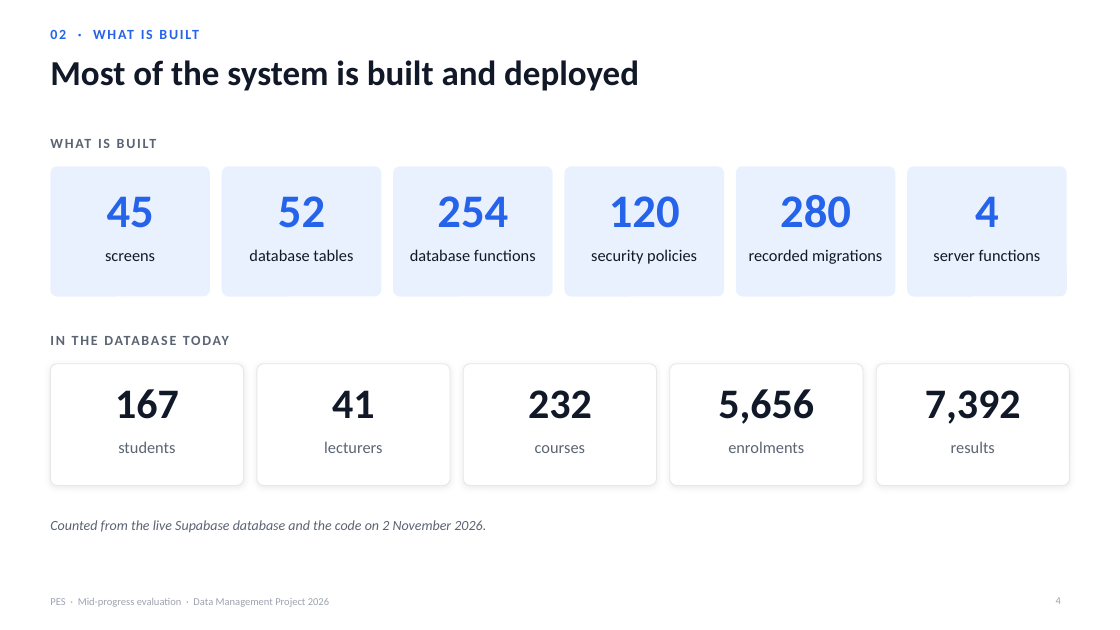
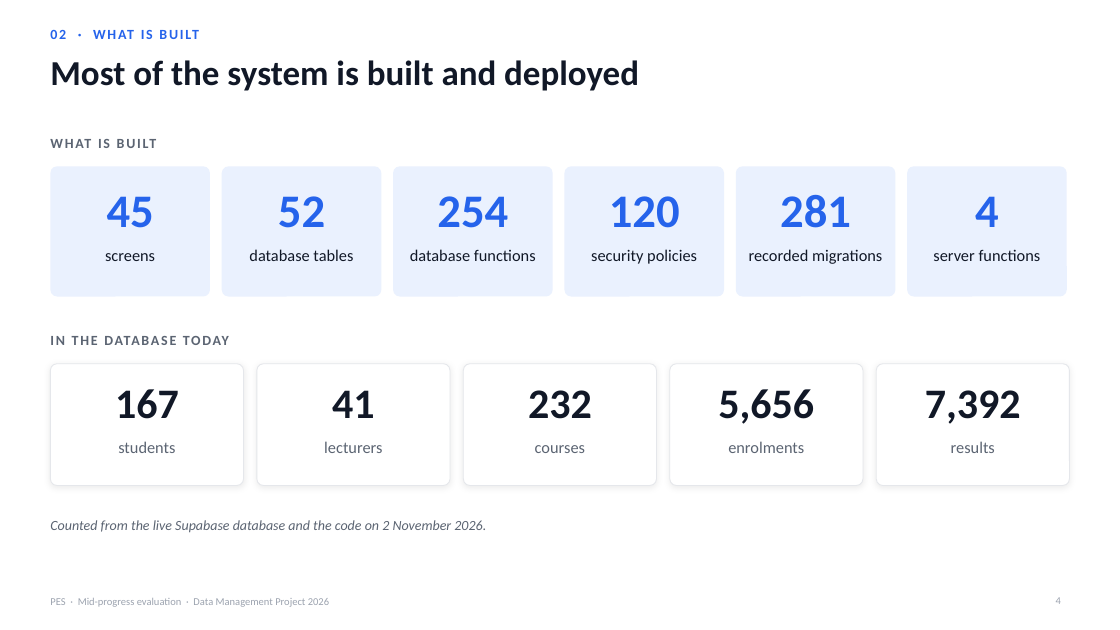
Before and after one commit to Senadheera-eng/Performance-Evaluation-System, a slide deck: slide 4 of presentations/PES_Mid_Progress_Evaluation.pptx. Drawn at 1120x630 pixels with LibreOffice and Linux fonts; fonts in the diff are those of the drawing. Boxes give left, top, right and bottom in pixels: in the first picture for what was removed or moved away, otherwise in the second. Text is boxed around its words. In the diff, an @@ line names an element or a change of style, - is before the commit and + after.

```diff
--- a/presentations/PES_Mid_Progress_Evaluation.pptx
+++ b/presentations/PES_Mid_Progress_Evaluation.pptx
@@ text at box(780, 195, 851, 228): text changed @@
-280
+281
```
Also in this commit, not shown: 1 other slide changed, 13 other files.
